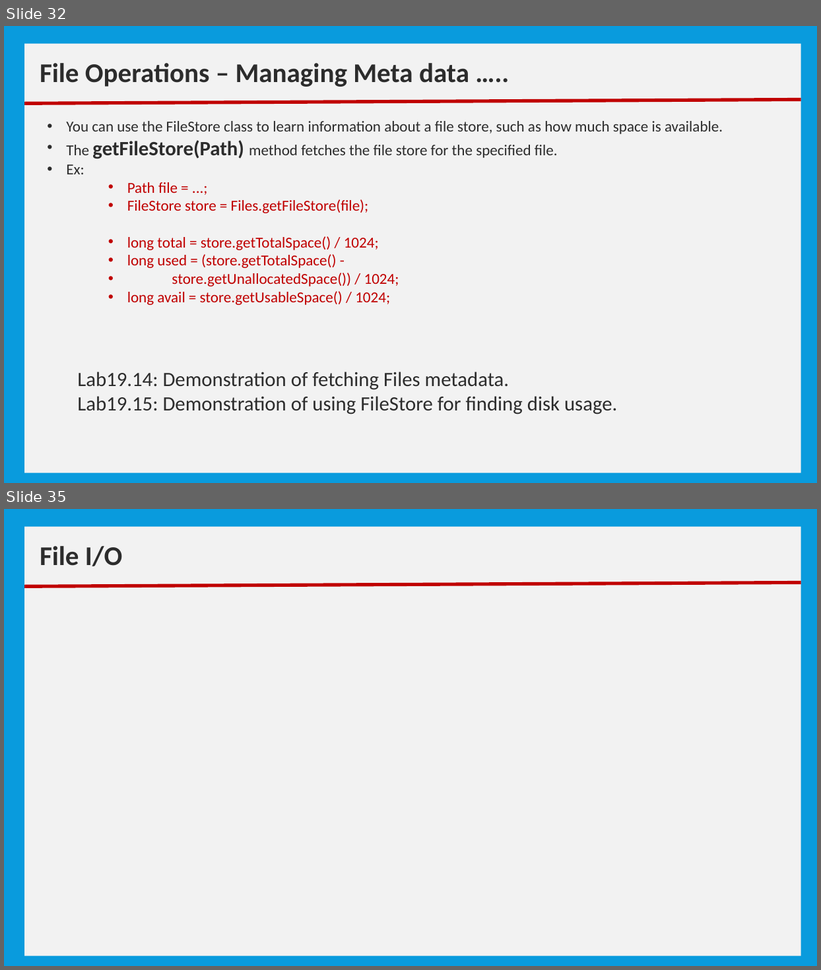
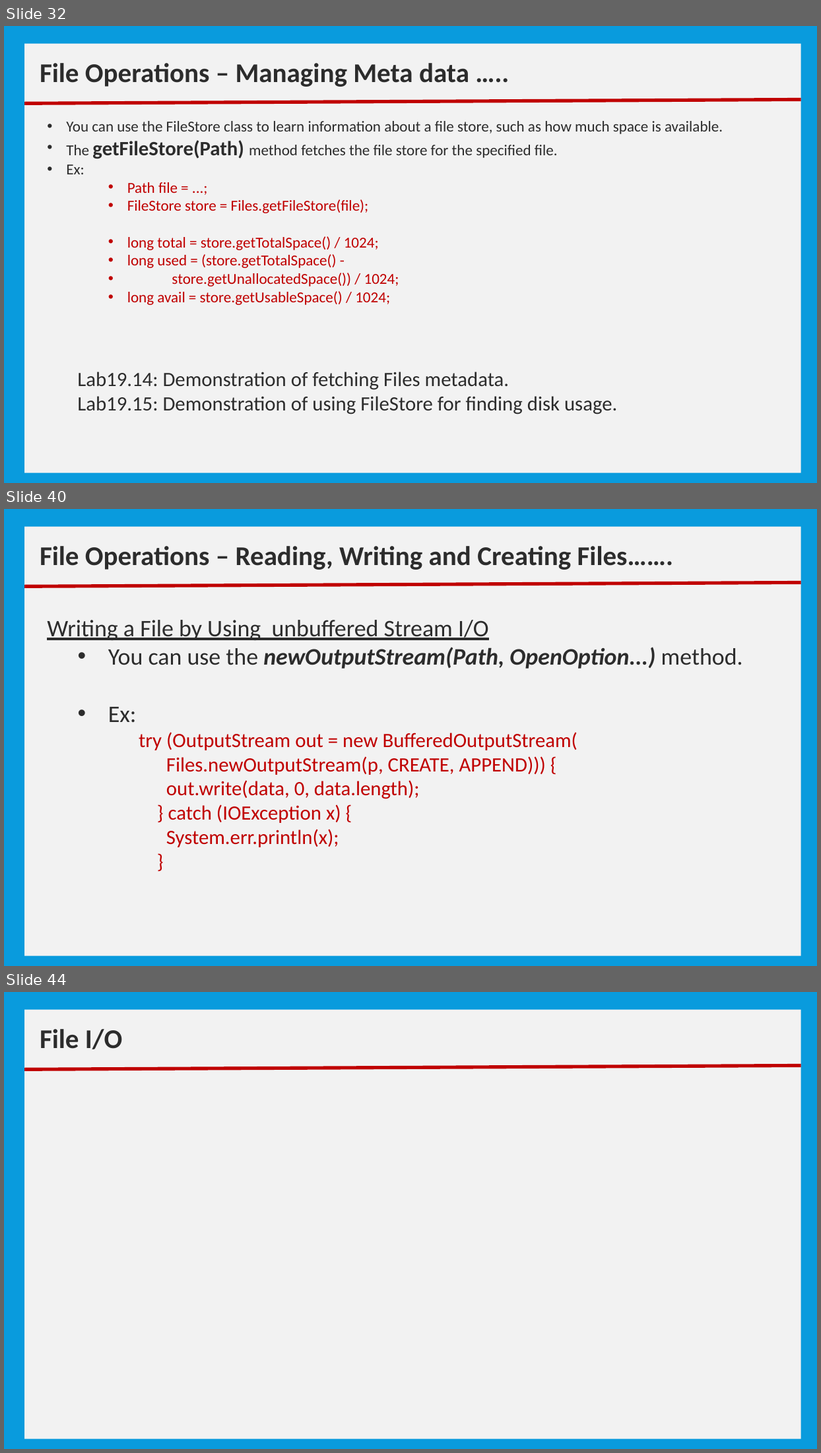
Before and after one commit to nmsgit1234/TechnicalDocs, a slide deck: training/core_java/10_Basic IO.pptx. Shown one above the other, each under a label of ours: slides 32 and 35 before the commit, slides 32, 40 and 44 after it; the slides between them are not shown. The pictures are 821x970 and 821x1453 pixels, drawn with LibreOffice and Linux fonts; fonts in the diff are those of the drawing. Boxes give left, top, right and bottom in pixels: in the first picture for what was removed or moved away, otherwise in the second. Text is boxed around its words. In the diff, an @@ line names an element or a change of style, - is before the commit and + after.

```diff
--- a/training/core_java/10_Basic IO.pptx
+++ b/training/core_java/10_Basic IO.pptx
@@ slide 40 added at [4,509,817,966], background #099BDD @@
@@ rectangle added at [24,527,801,956], fill #F2F2F2 @@
@@ text added at [40,546,673,570], 32 pt, text #2C2C2C, bold @@
+File Operations – Reading, Writing and Creating Files…….
@@ line added from (24, 586) to (801, 583), #C00000 4 pt @@
@@ text added at [47,620,743,848], 24 pt, text #C00000 @@
+Writing a File by Using unbuffered Stream I/O
+  • You can use the newOutputStream(Path, OpenOption...) method.
+  • Ex:
+      try (OutputStream out = new BufferedOutputStream(
+      Files.newOutputStream(p, CREATE, APPEND))) {
+      out.write(data, 0, data.length);
+      } catch (IOException x) {
+      System.err.println(x);
+      }
@@ what was slide 35 is now slide 44 @@
```
Also in this commit, not shown: 1 slide changed, 9 other slides added, 1 slide removed, 1 other file.
